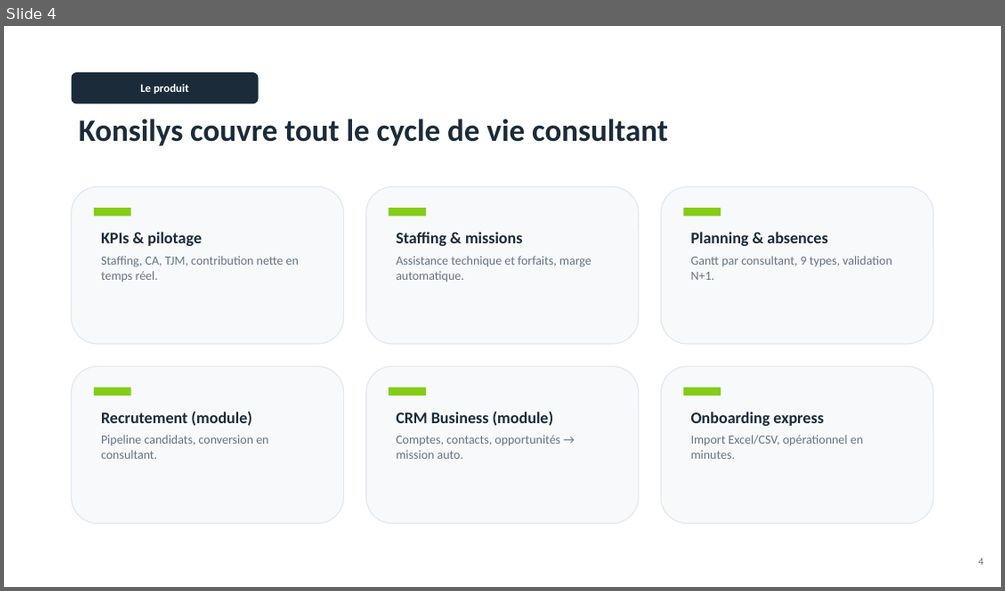
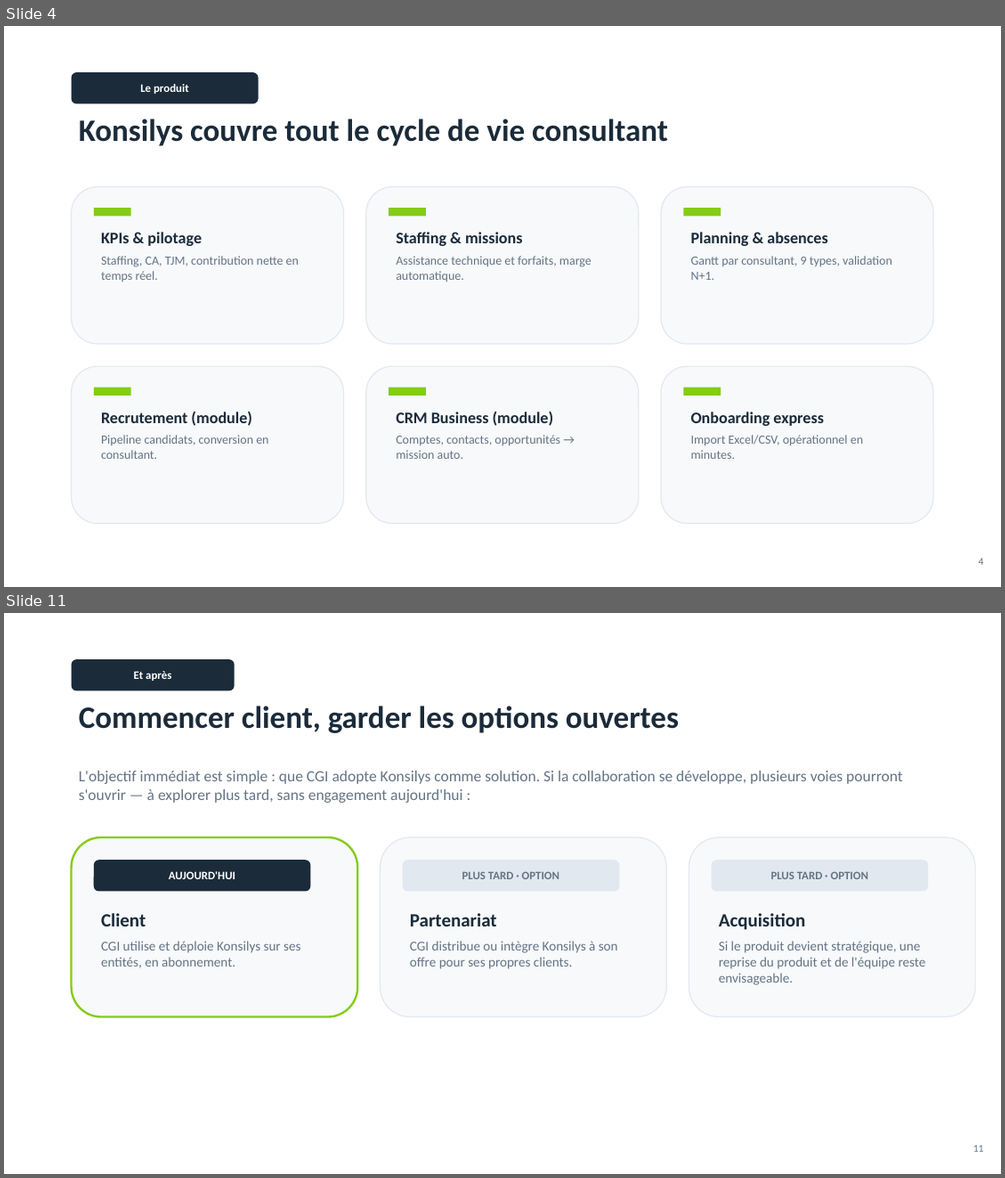
Before and after one commit to Charlesa6/esn-manager, a slide deck: deliverables/Konsilys_Pitch_CGI.pptx. Shown one above the other, each under a label of ours: slide 4 before the commit, slides 4 and 11 after it; the slides between them are not shown. The pictures are 1005x591 and 1005x1178 pixels, drawn with LibreOffice and Linux fonts; fonts in the diff are those of the drawing. Boxes give left, top, right and bottom in pixels: in the first picture for what was removed or moved away, otherwise in the second. Text is boxed around its words. In the diff, an @@ line names an element or a change of style, - is before the commit and + after.

```diff
--- a/deliverables/Konsilys_Pitch_CGI.pptx
+++ b/deliverables/Konsilys_Pitch_CGI.pptx
@@ slide 11 added at [4, 613, 1001, 1174], background #FFFFFF @@
@@ rounded rectangle added at [72, 659, 235, 690], fill #1B2B3A, 11 pt, text #FFFFFF, bold @@
+Et après
@@ text added at [79, 706, 679, 733], 30 pt, text #1B2B3A, bold @@
+Commencer client, garder les options ouvertes
@@ text added at [79, 771, 903, 803], 15 pt, text #647485 @@
+L'objectif immédiat est simple : que CGI adopte Konsilys comme solution. Si la collaboration se développe, plusieurs voies pourront s'ouvrir — à explorer plus tard, sans engagement aujourd'hui :
@@ rounded rectangle added at [72, 837, 357, 1017], fill #F7F9FB, outline #84CC16 2 pt @@
@@ rounded rectangle added at [380, 837, 666, 1017], fill #F7F9FB, outline #E2E8F0 1 pt @@
@@ rounded rectangle added at [689, 837, 975, 1017], fill #F7F9FB, outline #E2E8F0 1 pt @@
@@ rounded rectangle added at [94, 860, 310, 892], fill #1B2B3A, 11 pt, text #FFFFFF, bold @@
+AUJOURD'HUI
@@ rounded rectangle added at [403, 860, 619, 892], fill #E2E8F0, 11 pt, text #647485, bold @@
+PLUS TARD · OPTION
@@ rounded rectangle added at [712, 860, 928, 892], fill #E2E8F0, 11 pt, text #647485, bold @@
+PLUS TARD · OPTION
@@ text added at [101, 913, 300, 968], 13 pt, text #647485 @@
+Client
+CGI utilise et déploie Konsilys sur ses entités, en abonnement.
@@ text added at [410, 913, 618, 969], 13 pt, text #647485 @@
+Partenariat
+CGI distribue ou intègre Konsilys à son offre pour ses propres clients.
@@ text added at [719, 913, 926, 985], 13 pt, text #647485 @@
+Acquisition
+Si le produit devient stratégique, une reprise du produit et de l'équipe reste envisageable.
@@ text added at [973, 1144, 984, 1151], 10 pt, text #647485 @@
+11
```
Also in this commit, not shown: 10 slides changed, 2 other slides added, 3 slides removed, 5 other files.
